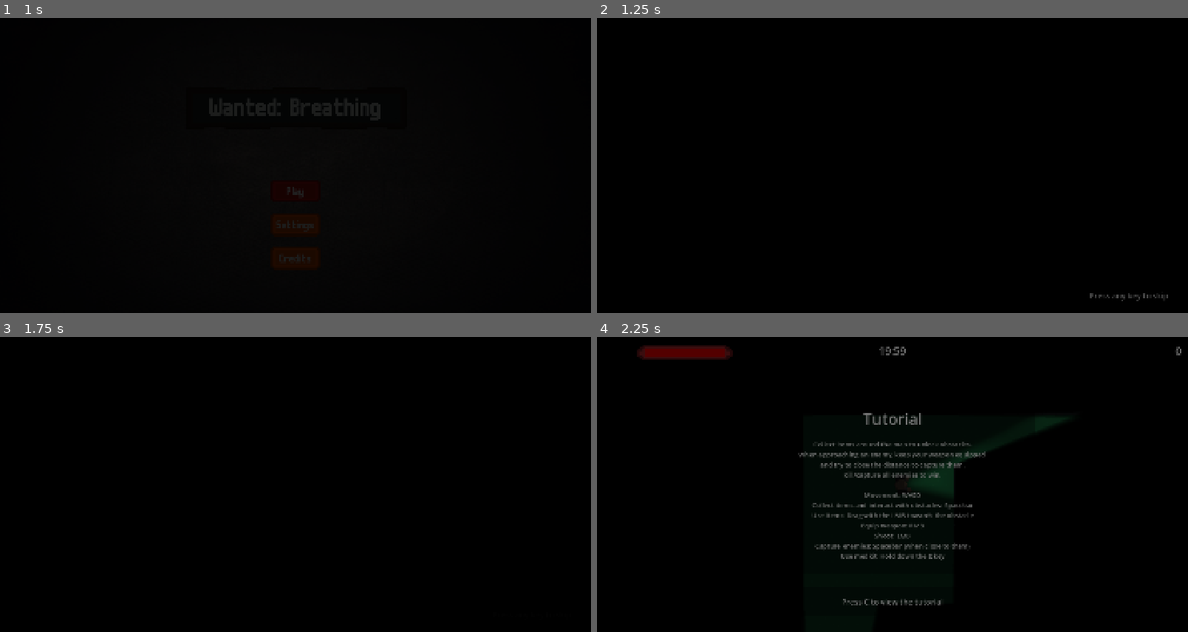
Above: before the commit, frames 1-4 (two rows, left to right).
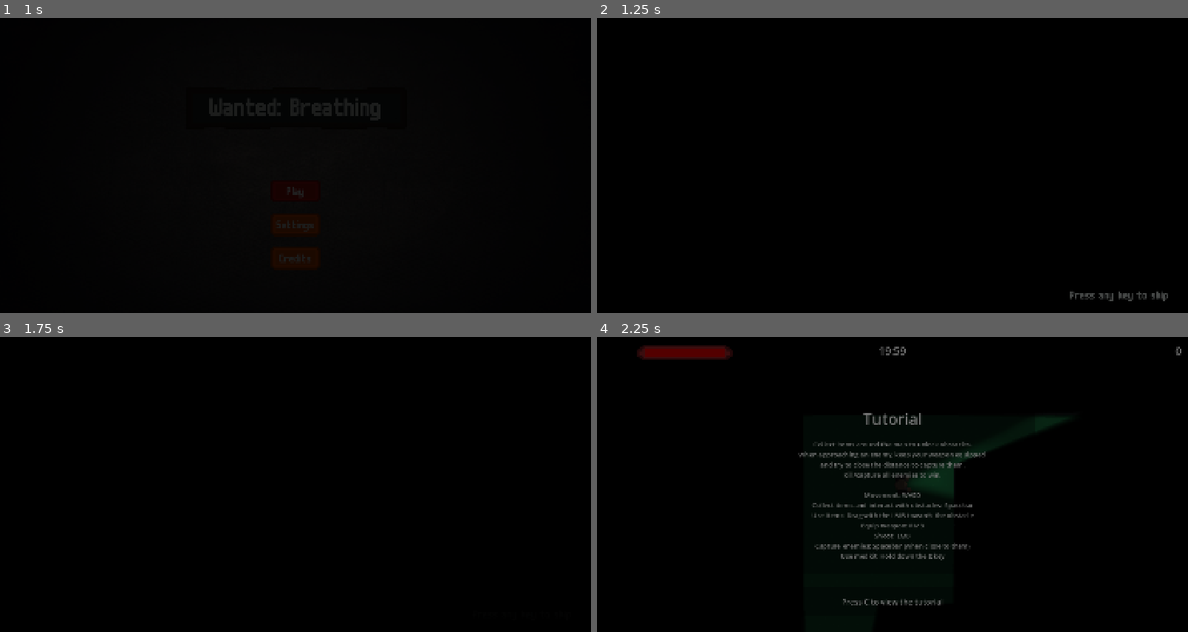
Above: after the commit, the same moments.

Repository: AltairGameStudio/Godot-Wild-Jam-93-Team-1
Game: Godot game, scene res://scenes/main_menu.tscn
Two runs of this game, one before a commit and one after it. Both use one fixed random seed, a clock stepped at 60 frames per second and the inputs below. The engine's default icon, where the game draws it, is replaced by a stand-in: a white triangle on a blue panel in a dark square. Sound files missing from this copy of the repository are replaced by a short silence.
Inputs (mouse positions are in pixels of both pictures, inside the frame that each line leads up to):
- Up to frame 1 (1 s): click "Play" at 0.5 s
- Up to frame 2 (1.25 s): no input
- Up to frame 3 (1.75 s): tap Enter (ui_accept) at 1.25, 1.52 s; move the mouse to (425, 469) at 1.27 s; hold D (ui_right) from 1.28 s (still down); hold Right mouse button (equip) from 1.28 s (still down); click (425, 469) at 1.42 s
- Up to frame 4 (2.25 s): release D (ui_right) at 2 s; release Right mouse button (equip) at 2 s; tap C (open_controls) at 2 s; drag from (774, 499) to (916, 481) at 2.02 s

Frame 1 is identical in both runs. In frame 2, 0.2% of the frame differs, in the area x 80-97%, y 92-96%; in frame 3, less than 0.1%; in frame 4, nothing differs.

Commit message:
Colocando fonte nas cutscenes

Diff:
--- a/scenes/intro_sequence.tscn
+++ b/scenes/intro_sequence.tscn
@@ -2,13 +2,18 @@
 
 [ext_resource type="Script" uid="uid://b13gogwmj7da8" path="res://scripts/intro_sequence.gd" id="1_eda3u"]
 [ext_resource type="AudioStream" uid="uid://bpd1r7ynjin0x" path="res://assets/sound/doorbell-old-tring.ogg" id="1_ilyg3"]
+[ext_resource type="FontFile" uid="uid://bkjxav41bwaqg" path="res://assets/ui/m6x11plus.ttf" id="3_he61g"]
 [ext_resource type="AudioStream" uid="uid://lvfrxjpxfrvq" path="res://assets/sound/generated-005_fast.wav" id="3_yle8u"]
 
 [sub_resource type="LabelSettings" id="LabelSettings_eda3u"]
-font_size = 32
+font = ExtResource("3_he61g")
+font_size = 50
+font_color = Color(0.81960785, 0.84705883, 0.8352941, 1)
 
 [sub_resource type="LabelSettings" id="LabelSettings_yle8u"]
-font_size = 24
+font = ExtResource("3_he61g")
+font_size = 40
+font_color = Color(0.81960785, 0.84705883, 0.8352941, 1)
 
 [node name="IntroSequence" type="Control" unique_id=1905447250]
 layout_mode = 3
--- a/scenes/victory_sequence.tscn
+++ b/scenes/victory_sequence.tscn
@@ -1,13 +1,18 @@
 [gd_scene format=3 uid="uid://c80muikrdyo2v"]
 
 [ext_resource type="Script" uid="uid://v4rfo57k01sd" path="res://scripts/victory_sequence.gd" id="1_yxng5"]
+[ext_resource type="FontFile" uid="uid://bkjxav41bwaqg" path="res://assets/ui/m6x11plus.ttf" id="2_s2bgx"]
 [ext_resource type="AudioStream" uid="uid://lvfrxjpxfrvq" path="res://assets/sound/generated-005_fast.wav" id="2_yxng5"]
 
 [sub_resource type="LabelSettings" id="LabelSettings_eda3u"]
-font_size = 32
+font = ExtResource("2_s2bgx")
+font_size = 50
+font_color = Color(0.81960785, 0.84705883, 0.8352941, 1)
 
 [sub_resource type="LabelSettings" id="LabelSettings_yle8u"]
-font_size = 24
+font = ExtResource("2_s2bgx")
+font_size = 40
+font_color = Color(0.81960785, 0.84705883, 0.8352941, 1)
 
 [node name="VictorySequence" type="Control" unique_id=1905447250]
 layout_mode = 3
